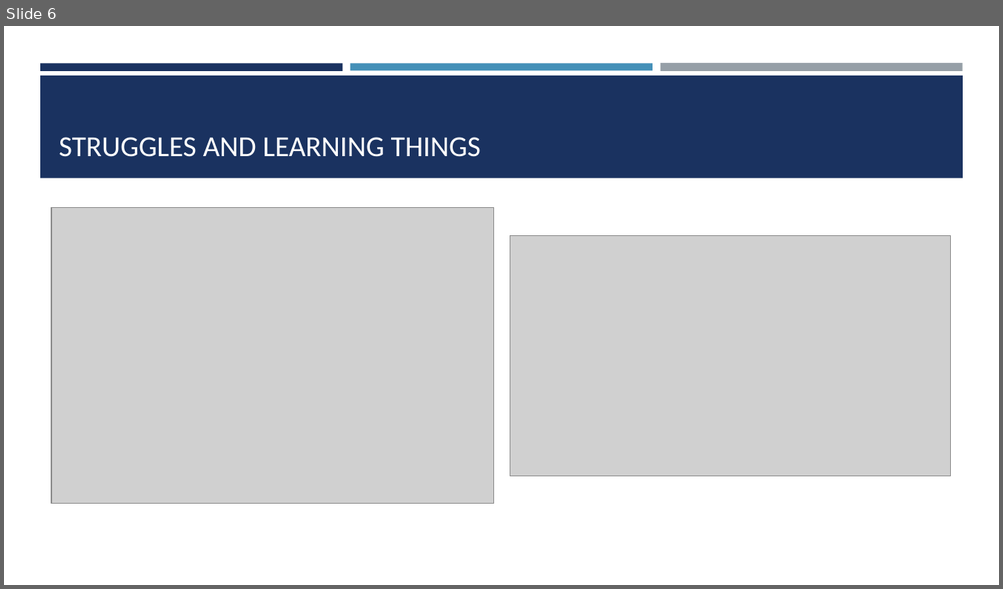
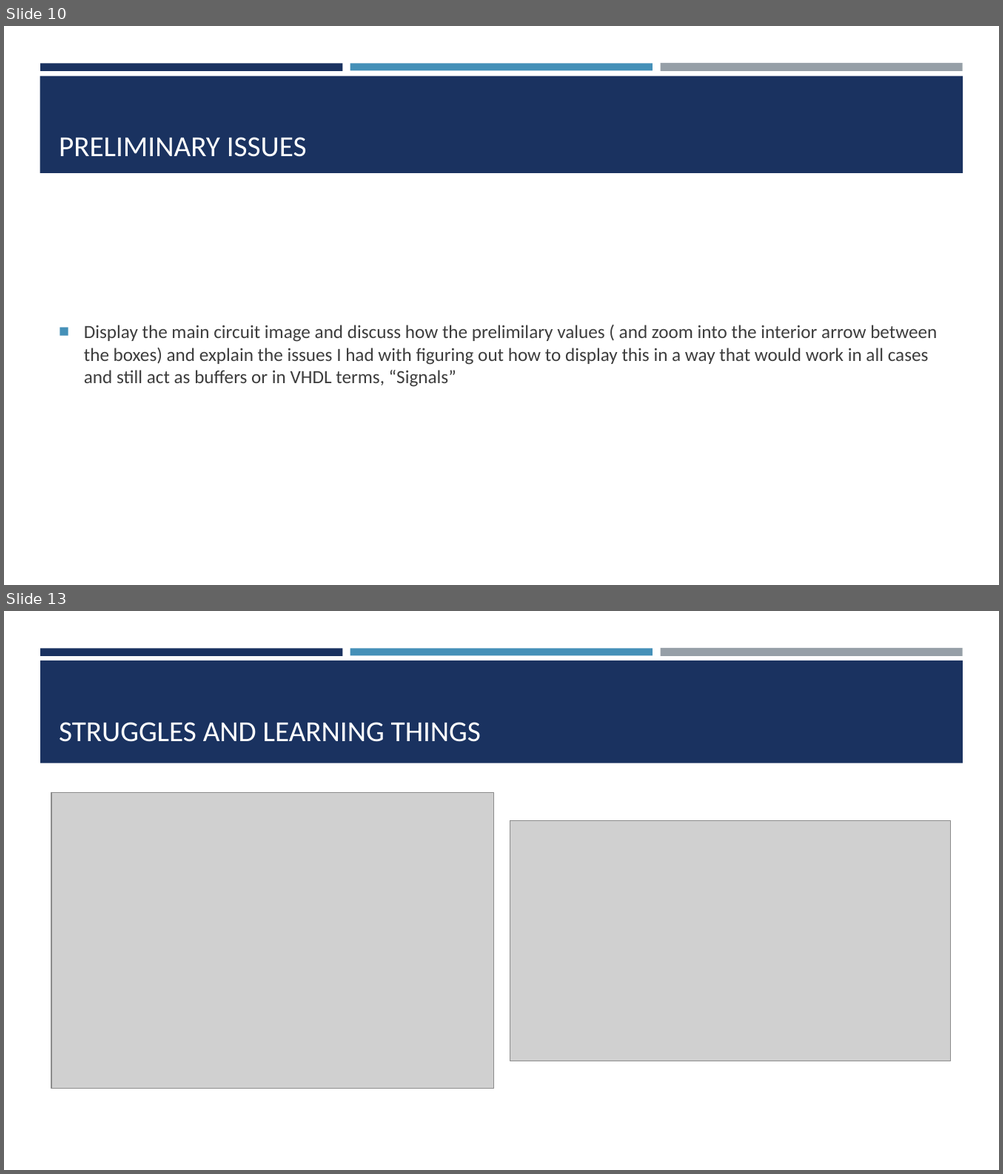
Before and after one commit to LisaJacklin/CS301_Project, a slide deck: CS301_ProjectPresentation.pptx. Shown one above the other, each under a label of ours: slide 6 before the commit, slides 10 and 13 after it; the slides between them are not shown. The pictures are 1003x589 and 1003x1174 pixels, drawn with LibreOffice and Linux fonts; fonts in the diff are those of the drawing; grey boxes stand for pictures. Boxes give left, top, right and bottom in pixels: in the first picture for what was removed or moved away, otherwise in the second. Text is boxed around its words. In the diff, an @@ line names an element or a change of style, - is before the commit and + after.

```diff
--- a/CS301_ProjectPresentation.pptx
+++ b/CS301_ProjectPresentation.pptx
@@ slide 10 added at <box>4,26,999,585</box>, background #FFFFFF; not listed: 3 template elements that a slide beside it also shows @@
@@ rectangle added at <box>40,76,963,173</box>, fill #1A3260 @@
@@ title added at <box>59,137,307,157</box>, 28 pt, text #FFFFFF @@
+PRELIMINARY ISSUES
@@ text added at <box>84,325,936,387</box>, 18 pt, text #3D3D3D @@
+■ Display the main circuit image and discuss how the prelimilary values ( and zoom into the interior arrow between the boxes) and explain the issues I had with figuring out how to display this in a way that would work in all cases and still act as buffers or in VHDL terms, “Signals”
@@ what was slide 6 is now slide 13 @@
```
Also in this commit, not shown: 3 slides changed, 8 other slides added, 2 slides removed, 2 other files.
